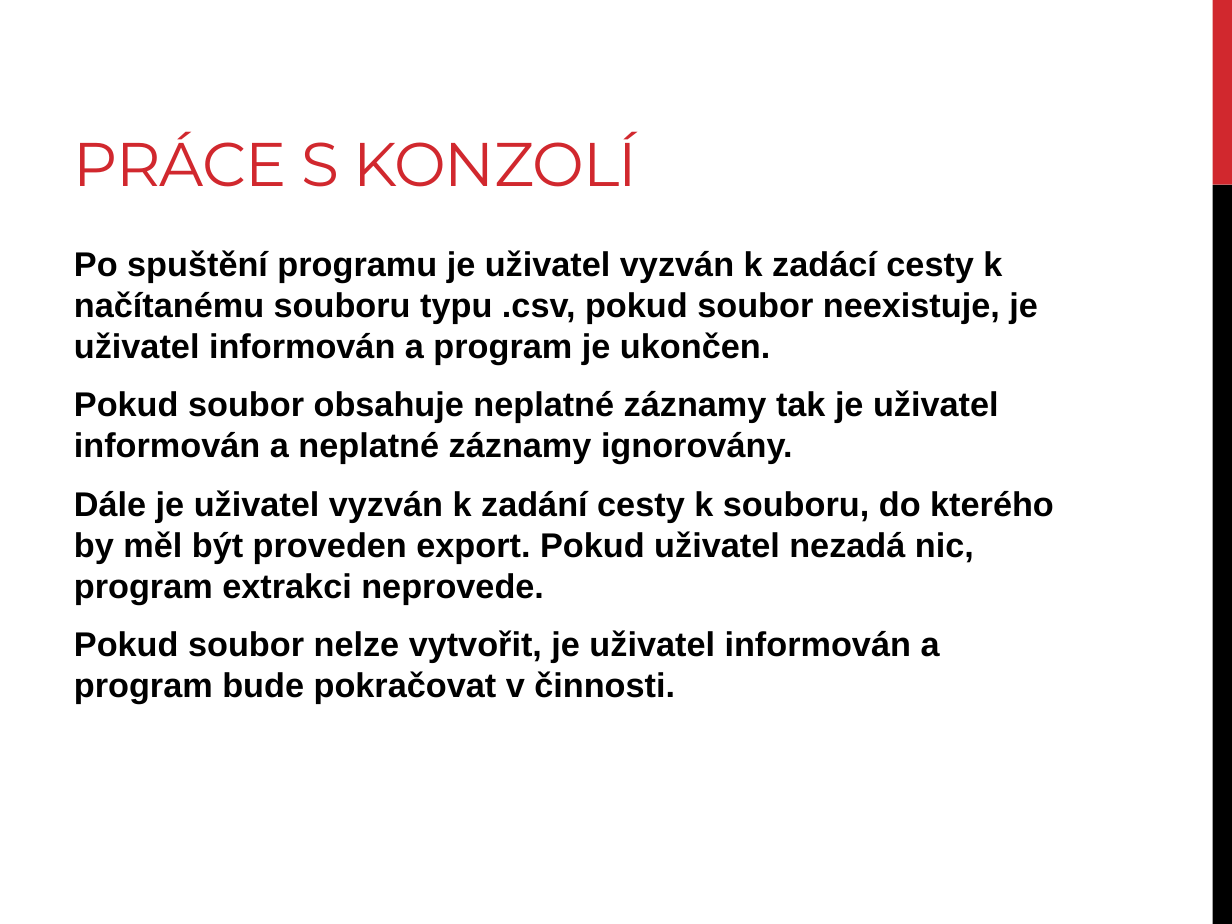
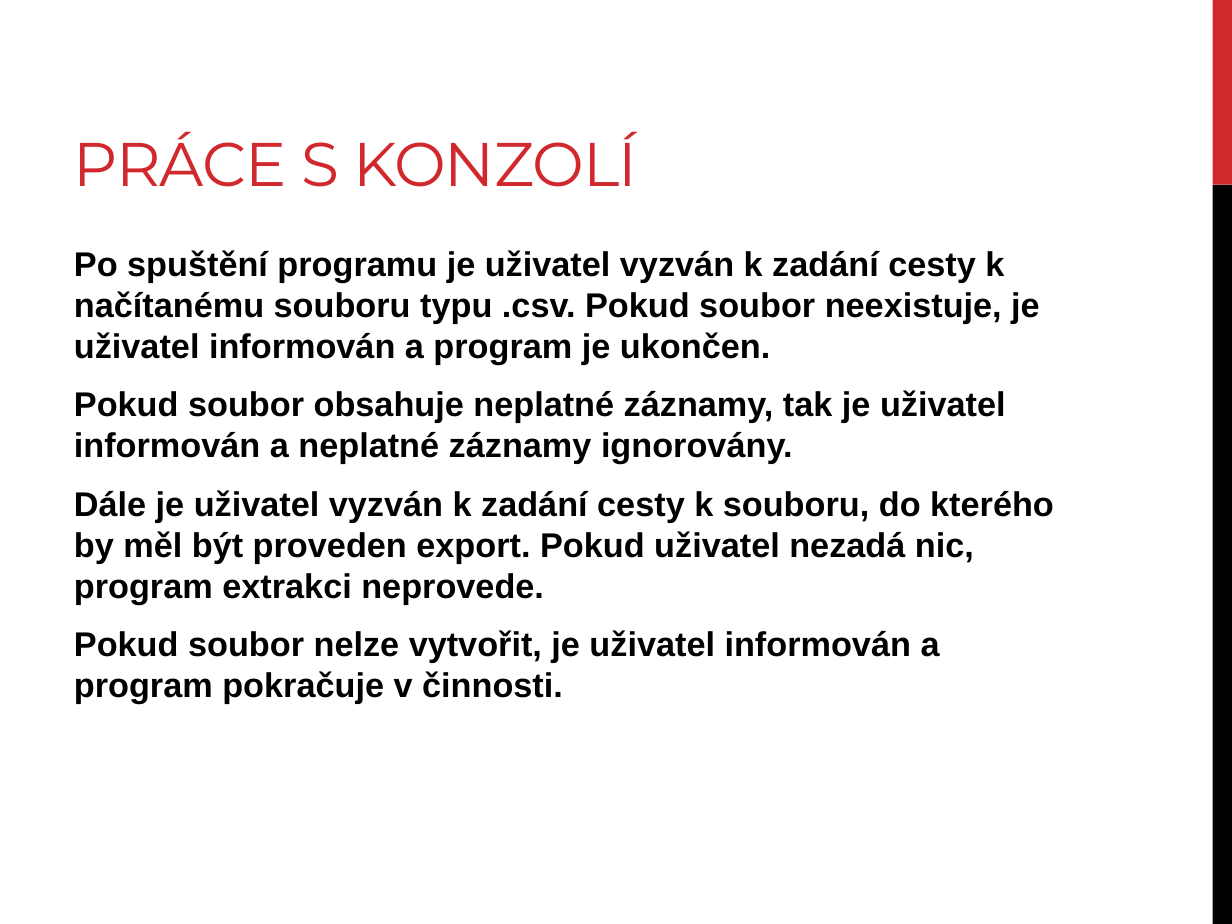
Before and after one commit to HafisCZ/VSB-SEMINARY-WORK, a slide deck: slide 5 of prezentace/Cyklisté.pptx. Drawn at 1232x924 pixels with LibreOffice and Linux fonts; fonts in the diff are those of the drawing. Boxes give left, top, right and bottom in pixels: in the first picture for what was removed or moved away, otherwise in the second. Text is boxed around its words. In the diff, an @@ line names an element or a change of style, - is before the commit and + after.

Commit message:
V03.B012.EX
- Fixed typos in documentations and presentation

```diff
--- a/prezentace/Cyklisté.pptx
+++ b/prezentace/Cyklisté.pptx
@@ text at (x1=74, y1=250, x2=1040, y2=464): text changed @@
-Po spuštění programu je uživatel vyzván k zadácí cesty k načítanému souboru typu .csv, pokud soubor neexistuje, je uživatel informován a program je ukončen.
-Pokud soubor obsahuje neplatné záznamy tak je uživatel informován a neplatné záznamy ignorovány.
+Po spuštění programu je uživatel vyzván k zadání cesty k načítanému souboru typu .csv. Pokud soubor neexistuje, je uživatel informován a program je ukončen.
+Pokud soubor obsahuje neplatné záznamy, tak je uživatel informován a neplatné záznamy ignorovány.
@@ text at (x1=74, y1=630, x2=940, y2=704): text changed @@
-Pokud soubor nelze vytvořit, je uživatel informován a program bude pokračovat v činnosti.
+Pokud soubor nelze vytvořit, je uživatel informován a program pokračuje v činnosti.
```
Also in this commit, not shown: 4 other slides changed, 5 other files.
